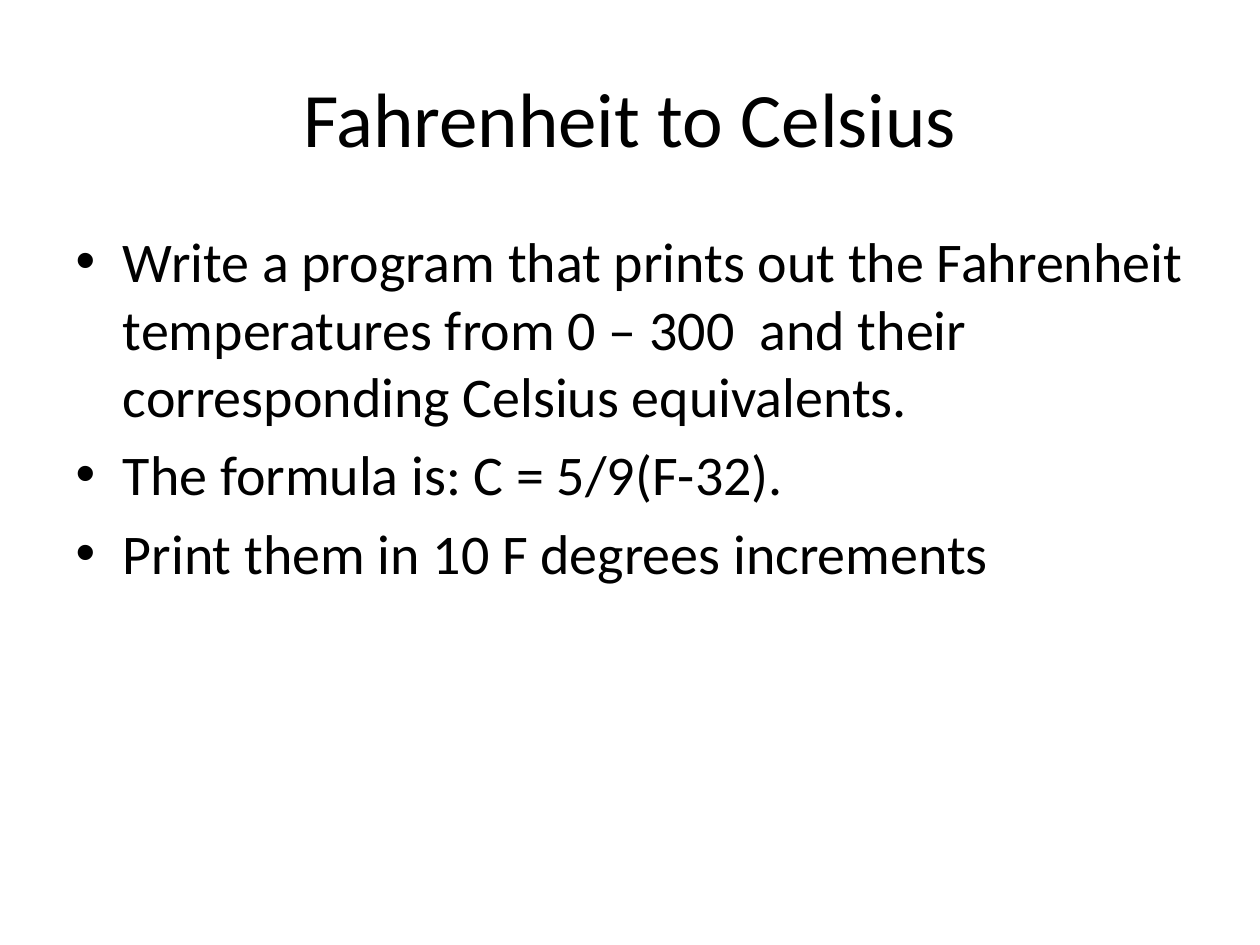
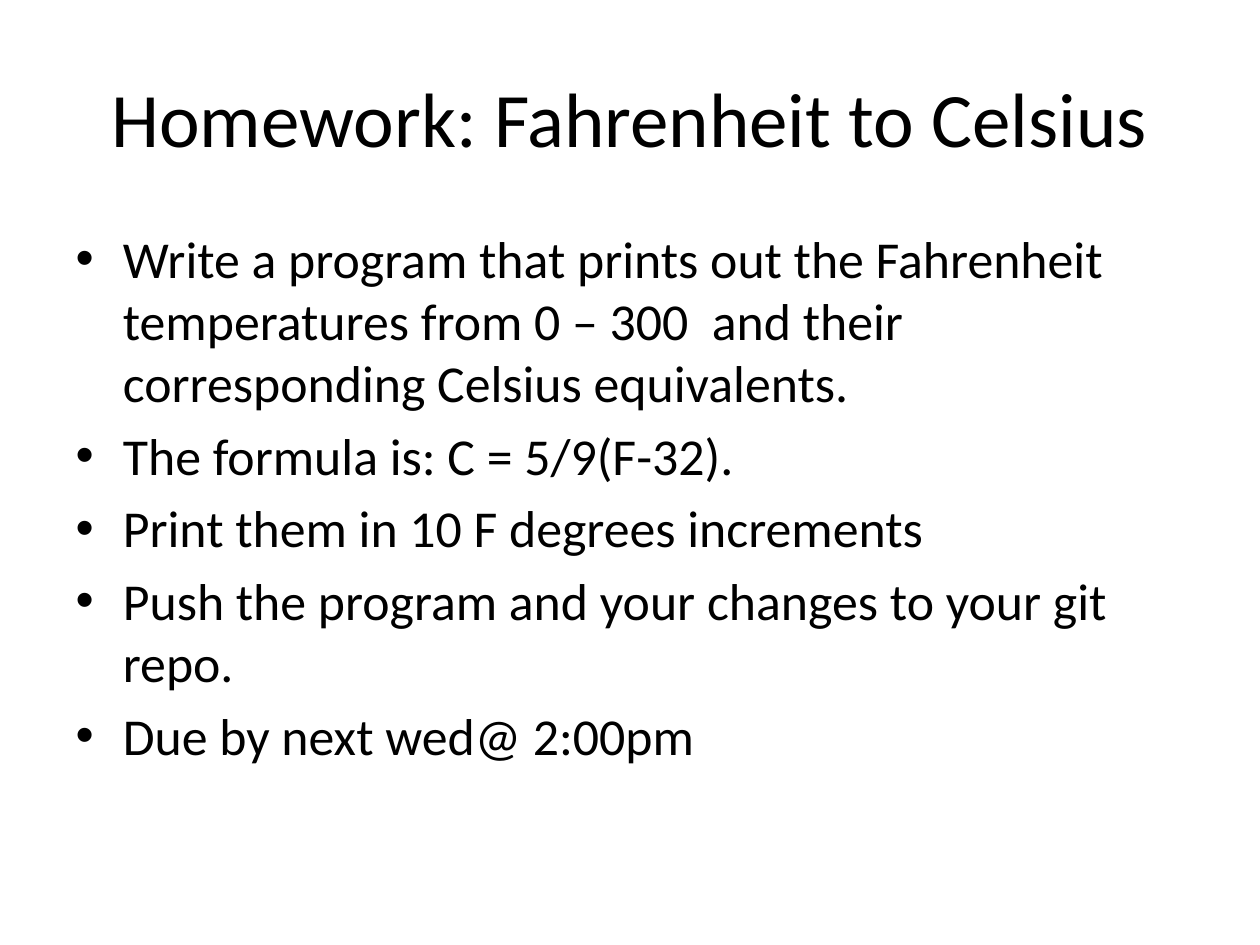
Before and after one commit to kinsidar/Spring2016, a slide deck: slide 19 of Slides/Lab1.pptx (slide 8 before the commit). Drawn at 1260x945 pixels with LibreOffice and Linux fonts; fonts in the diff are those of the drawing. Boxes give left, top, right and bottom in pixels: in the first picture for what was removed or moved away, otherwise in the second. Text is boxed around its words. In the diff, an @@ line names an element or a change of style, - is before the commit and + after.

Commit message:
finished slides

```diff
--- a/Slides/Lab1.pptx
+++ b/Slides/Lab1.pptx
@@ title at box(111, 93, 1147, 148): text changed @@
-Fahrenheit to Celsius
+Homework: Fahrenheit to Celsius
@@ text at box(123, 242, 1103, 556): size 32 to 29.6 pt in "Write a program that prints out the ...", "The formula is: C = 5/9(F-32).", "Print them in 10 F degrees increments" @@
@@ text at box(123, 584, 1107, 764): paragraphs added @@
+• Push the program and your changes to your git repo.
+• Due by next wed@ 2:00pm
```
Also in this commit, not shown: 1 other slide changed, 14 slides added, 2 slides removed.
